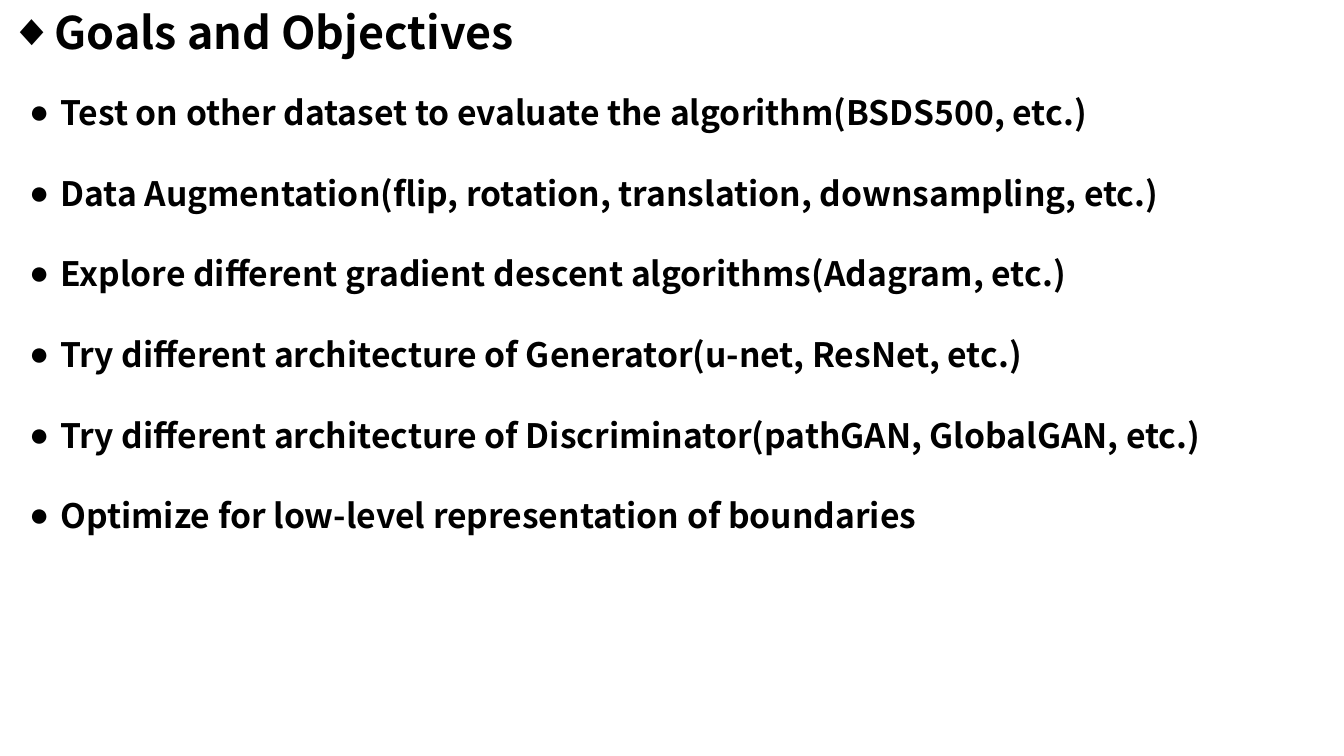
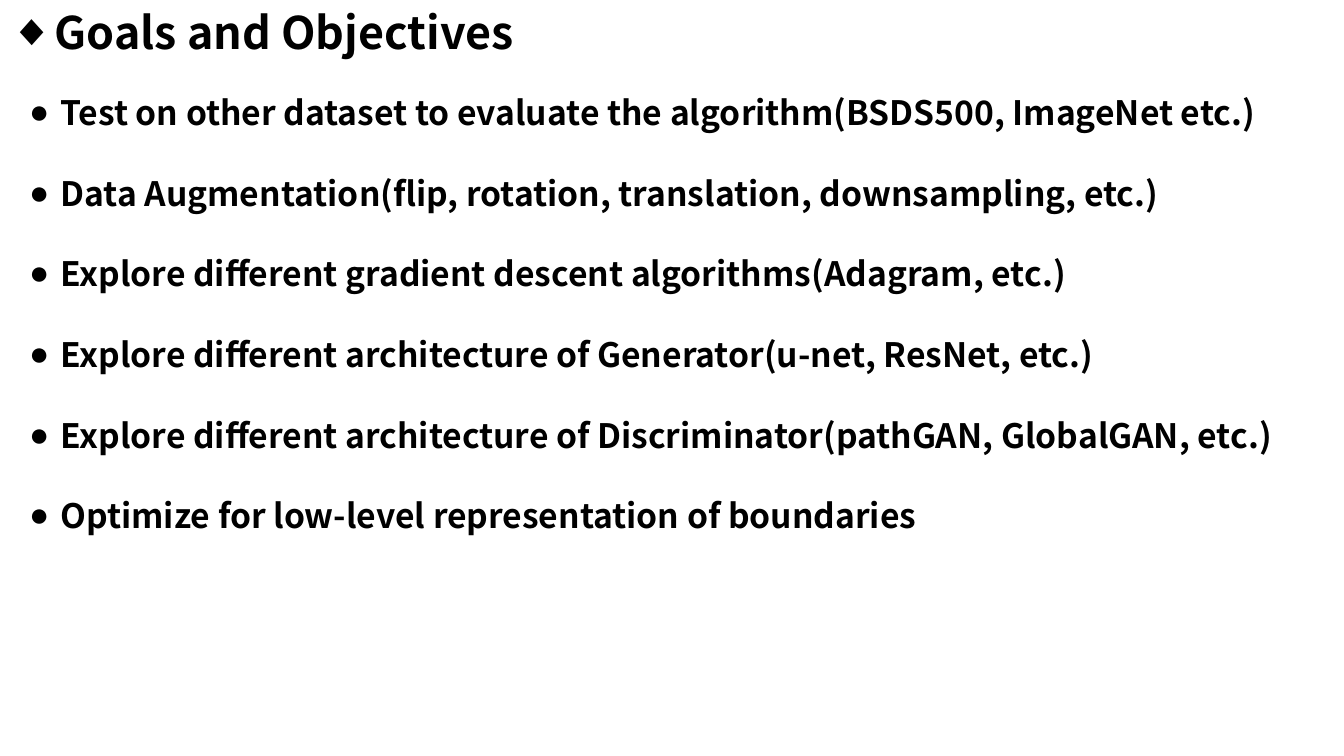
Before and after one commit to mtli/PhotoSketch, a slide deck: slide 7 of doc/Presentation1.pptx. Drawn at 1344x756 pixels with LibreOffice and Linux fonts; fonts in the diff are those of the drawing. Boxes give left, top, right and bottom in pixels: in the first picture for what was removed or moved away, otherwise in the second. Text is boxed around its words. In the diff, an @@ line names an element or a change of style, - is before the commit and + after.

```diff
--- a/doc/Presentation1.pptx
+++ b/doc/Presentation1.pptx
@@ text at (x1=61, y1=97, x2=1255, y2=133): text changed @@
-● Test on other dataset to evaluate the algorithm(BSDS500, etc.)
+● Test on other dataset to evaluate the algorithm(BSDS500, ImageNet etc.)
@@ text at (x1=61, y1=339, x2=1272, y2=456): text changed @@
-● Try different architecture of Generator(u-net, ResNet, etc.)
-● Try different architecture of Discriminator(pathGAN, GlobalGAN, etc.)
+● Explore different architecture of Generator(u-net, ResNet, etc.)
+● Explore different architecture of Discriminator(pathGAN, GlobalGAN, etc.)
```
Also in this commit, not shown: 1 other slide changed.
